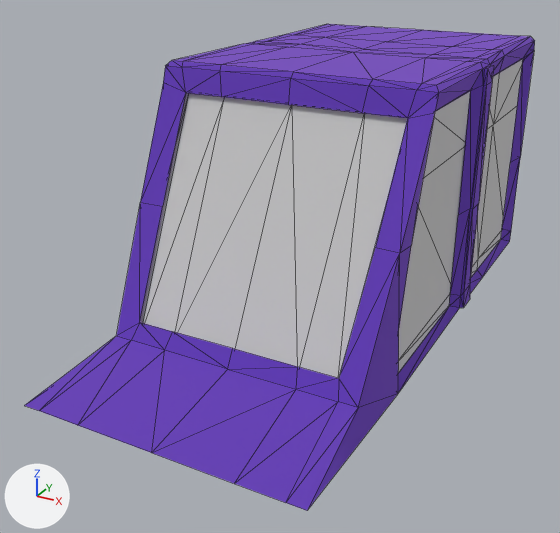
Before and after pictures for a commit that changed the glTF model src/assets/3d/BOXY-TOP.glb.
Both versions are drawn from a 50 mm lens placed at (1.81, -4.14, 2.95), pointed at (-0.11, -0.65, 1.2). The axes (+X, +Y, +Z) are drawn at lower left. The lights are the same throughout. Mesh edges are drawn as thin lines. Where no turn or scale is listed for an object, it has been applied to the vertices. Vertices at the same position are counted once.
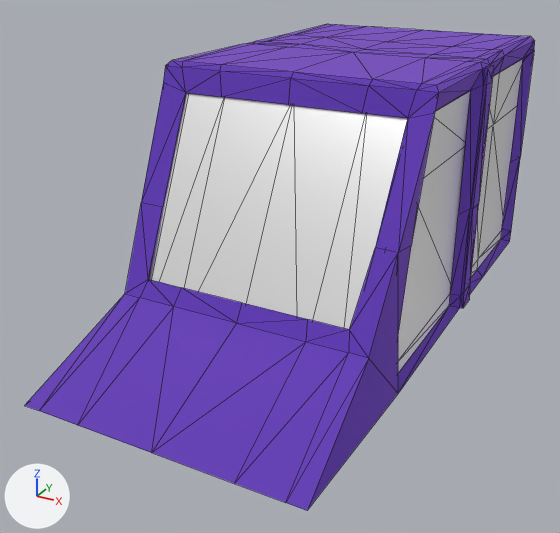
Where the newer file only moved an object's origin or applied its transform, the numbers keep the older frame.

What differs and where, as boxes [x1, y1, x2, y2] in the pictures (560 x 533 px; the box of a moved part takes in the faces that stretch with it):
'Mesh_1', reshaped
    before: [140, 59, 523, 378]
    after: [149, 59, 523, 373]
part 1 of me_mesh_0, moved or reshaped
    before: [24, 207, 397, 511]
    after: [24, 205, 398, 511]
part 2 of me_mesh_1, moved or reshaped
    before: [140, 93, 407, 378]
    after: [152, 93, 407, 329]
part 3 of me_mesh_1, recoloured
    both: [398, 70, 511, 373]

Edits to the bpy script that builds the scene:
```text
Add img_image_1:
    img_image_1 = load_image('Image_1', '_unpacked/Image_1', 2048, 2048, 'sRGB')
Add mat_material_1:
    mat_material_1 = principled_material('Material_1')
    mat_material_1.texture = img_image_1
    mat_material_1.metallic = 0.7
    mat_material_1.roughness = 0.3
Change me_mesh_0:
    where me_mesh_0.from_pydata(...)  # 203 vertices, 332 faces; spans x -0.77..0.78, y -2.0..1.21, z 0.87..2.3
    used by ob_mesh_0; location = (-0.002, 0.001, -0.004)
    me_mesh_0 part 1: all 12 vertices in x -0.69..0.7, y -1.39..-1.34, z 0.96..1.05 are moved by (0.0, 0.1, 0.21)
Change me_mesh_1:
    used by ob_mesh_1; location = (-0.002, 0.001, -0.004)
    remove me_mesh_1.from_pydata(...)  # 64 vertices, 56 faces; spans x -0.71..0.72, y -1.34..1.18, z 0.91..2.17
    add me_mesh_1.from_pydata(...)  # 64 vertices, 56 faces; spans x -0.71..0.72, y -1.36..1.18, z 0.91..2.17
    me_mesh_1 part 2: all 5 vertices in x -0.61..0.62, y -0.74, z 2.14 are moved by (0.01, 0.0, 0.03)
    me_mesh_1 part 3: 52 faces spanning x -0.71..0.72, y -1.36..1.18, z 0.91..2.17 switch from mat_material_0 (picture img_image_0) to mat_material_1 (picture img_image_1)
```
